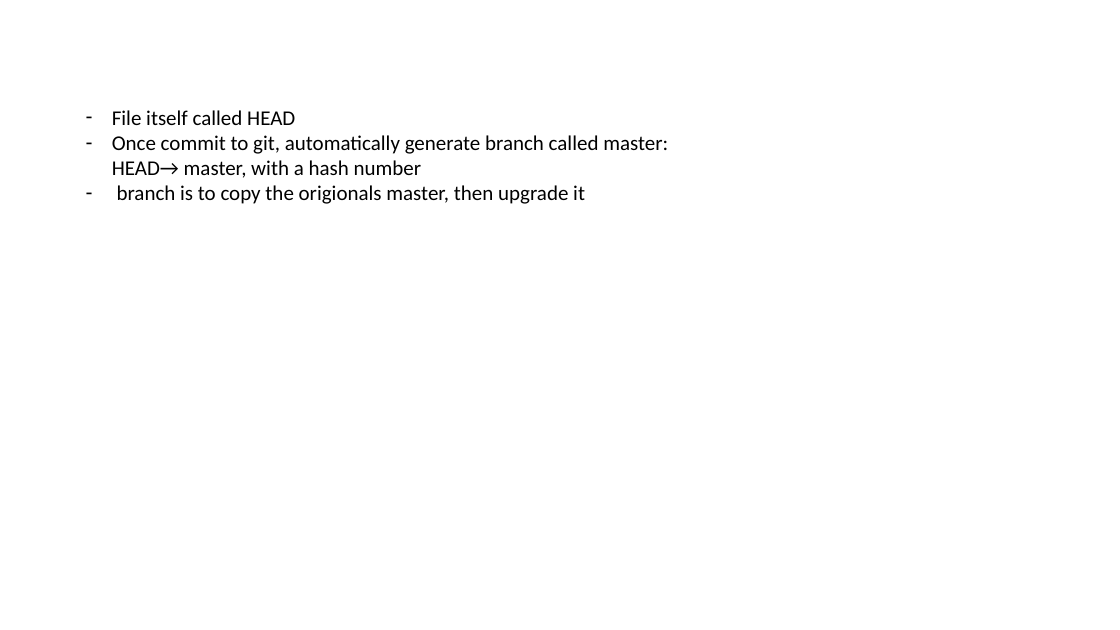
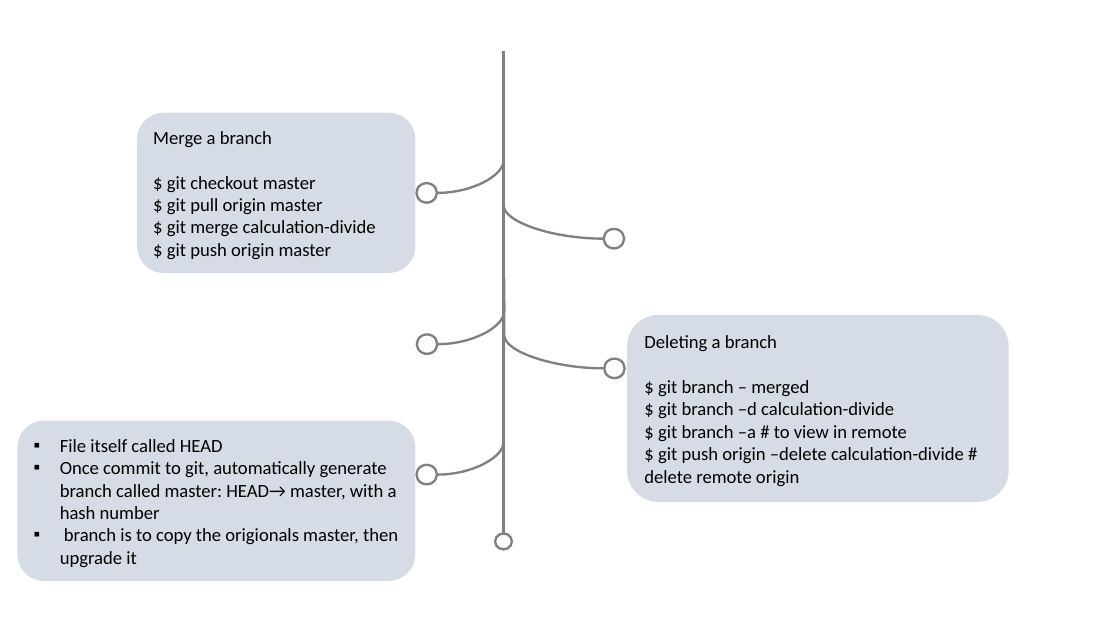
Before and after one commit to xlyuan2018/git_github_tutorial, a slide deck: slide 20 of Git_GitHub.pptx (slide 29 before the commit). Drawn at 1120x630 pixels with LibreOffice and Linux fonts; fonts in the diff are those of the drawing. Boxes give left, top, right and bottom in pixels: in the first picture for what was removed or moved away, otherwise in the second. Text is boxed around its words. In the diff, an @@ line names an element or a change of style, - is before the commit and + after.

Commit message:
test branch

```diff
--- a/Git_GitHub.pptx
+++ b/Git_GitHub.pptx
@@ line added from (503, 51) to (503, 534), #808080 2 pt @@
@@ rounded rectangle added at bbox=[137, 113, 415, 273], fill #D6DCE5, 16 pt, text #000000 @@
+Merge a branch
+$ git checkout master
+$ git pull origin master
+$ git merge calculation-divide
+$ git push origin master
@@ curved line added from (504, 127) to (438, 193), #808080 2 pt @@
@@ curved line added from (504, 172) to (603, 239), #808080 2 pt @@
@@ ellipse added at bbox=[417, 183, 437, 202], fill #FFFFFF, outline #808080 2 pt @@
@@ ellipse added at bbox=[604, 229, 624, 249], outline #808080 2 pt @@
@@ curved line added from (504, 278) to (438, 344), #808080 2 pt @@
@@ curved line added from (504, 302) to (603, 369), #808080 2 pt @@
@@ rounded rectangle added at bbox=[628, 315, 1009, 502], fill #D6DCE5, 16 pt, text #000000 @@
+Deleting a branch
+$ git branch – merged
+$ git branch –d calculation-divide
+$ git branch –a # to view in remote
+$ git push origin –delete calculation-divide # delete remote origin
@@ ellipse added at bbox=[417, 334, 437, 354], fill #FFFFFF, outline #808080 2 pt @@
@@ ellipse added at bbox=[604, 359, 624, 378], outline #808080 2 pt @@
@@ curved line added from (504, 408) to (438, 475), #808080 2 pt @@
@@ rounded rectangle "File itself called HEAD": place and size @@
-rounded rectangle "File itself called HEAD" at bbox=[112, 110, 668, 204]
+rounded rectangle "File itself called HEAD" at bbox=[18, 421, 416, 581]
@@ rounded rectangle "File itself called HEAD" at bbox=[18, 421, 416, 581]: size 18 to 16 pt; bullet - to ▪; vertical alignment top to middle; fill none to #D6DCE5 @@
@@ ellipse added at bbox=[417, 465, 437, 484], fill #FFFFFF, outline #808080 2 pt @@
@@ ellipse added at bbox=[495, 534, 512, 549], outline #808080 2 pt @@
```
Also in this commit, not shown: 17 other slides changed, 1 slide added, 5 slides removed, 2 other files.
